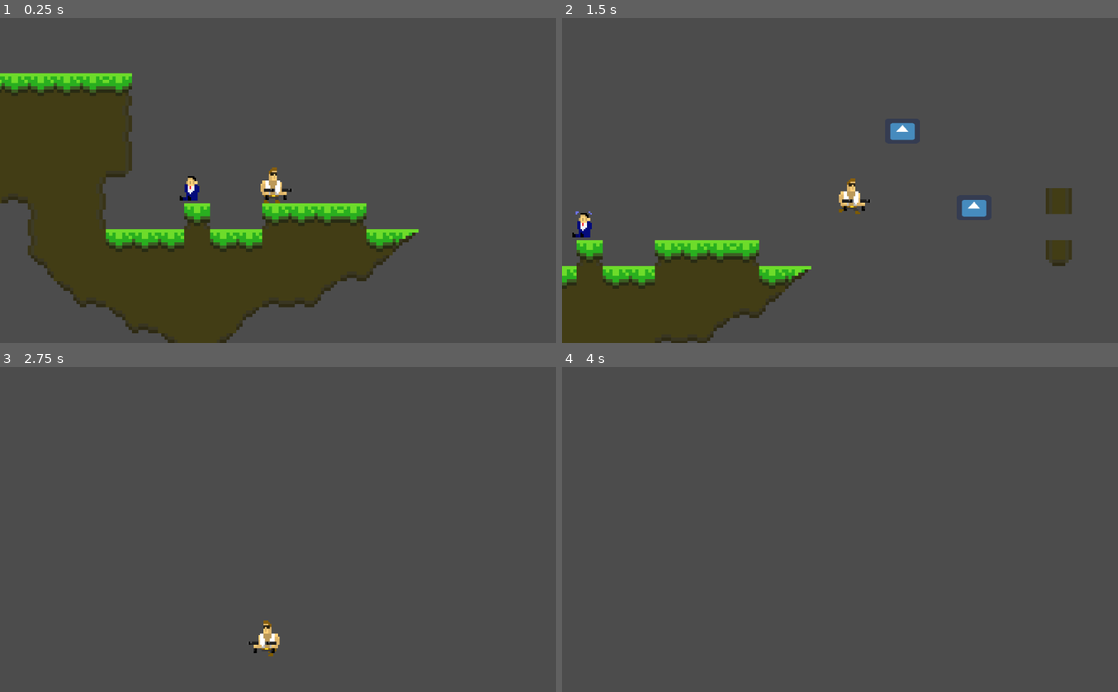
Above: before the commit, frames 1-4 (two rows, left to right).
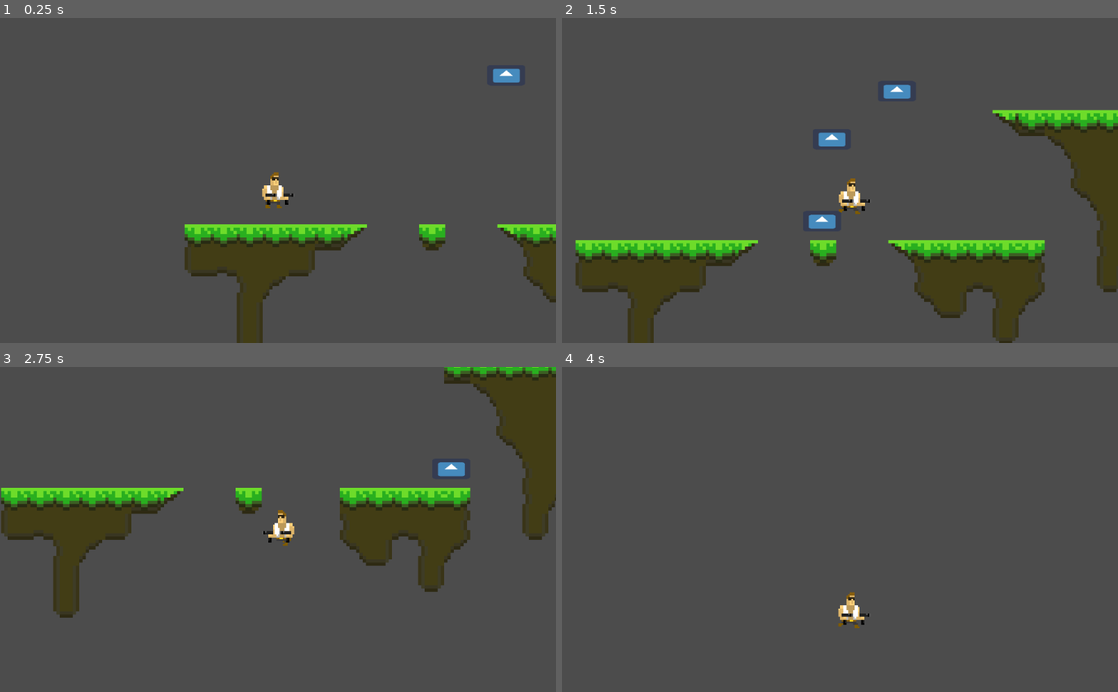
Above: after the commit, the same moments.

Repository: Slimonade1/Eksamensprojekt
Game: Godot game, scene res://Scenes/masterScene.tscn
Same seed, same stepped clock (60 frames per second), same inputs: the game is played once before the commit and once after it. The engine's default icon, where the game draws it, is replaced by a stand-in: a white triangle on a blue panel in a dark square.
Inputs:
- Up to frame 1 (0.25 s): no input
- Up to frame 2 (1.5 s): tap Enter at 0.5 s; hold Space (ui_shoot) 0.53-1.28 s; hold D (ui_right) from 0.53 s (still down); tap W (ui_up) at 0.77 s; tap Space (ui_shoot) at 1.35 s
- Up to frame 3 (2.75 s): tap W (ui_up) at 1.52 s; release D (ui_right) at 2.03 s; hold A (ui_left) from 2.03 s (still down); hold Space (ui_shoot) from 2.03 s (still down)
- Up to frame 4 (4 s): release A (ui_left) at 2.78 s; release Space (ui_shoot) at 2.78 s; hold D (ui_right) from 2.78 s (still down); tap Space (ui_shoot) at 2.85 s; tap W (ui_up) at 3.02, 3.77 s; hold Space (ui_shoot) from 3.53 s (still down)

The runs differ from the first frame. In frame 1, 28% of the frame differs, in the area x 0-100%, y 15-100%; in frame 2, 20%; in frame 3, 16%; in frame 4, 0.3%.

Commit message:
#16 Destroy walls works again

Diff:
--- a/Scenes/Bullet.tscn
+++ b/Scenes/Bullet.tscn
@@ -4,7 +4,7 @@
 [ext_resource path="res://Scripts/Bullet.gd" type="Script" id=2]
 
 [sub_resource type="RectangleShape2D" id=1]
-extents = Vector2( 31.5, 22.5 )
+extents = Vector2( 35, 19.25 )
 
 [node name="Bullet" type="Area2D"]
 collision_layer = 2
@@ -12,7 +12,7 @@
 script = ExtResource( 2 )
 
 [node name="Sprite" type="Sprite" parent="."]
-scale = Vector2( 1, 0.71875 )
+scale = Vector2( 1.09375, 0.59375 )
 texture = ExtResource( 1 )
 
 [node name="CollisionShape2D" type="CollisionShape2D" parent="."]
@@ -20,9 +20,9 @@
 shape = SubResource( 1 )
 
 [node name="PositionInWalls1" type="Position2D" parent="."]
-position = Vector2( 50, -19 )
+position = Vector2( 40, -14 )
 
 [node name="PositionInWalls2" type="Position2D" parent="."]
-position = Vector2( 50, 19 )
+position = Vector2( 40, 14 )
 
 [connection signal="body_entered" from="." to="." method="_on_Bullet_body_entered"]
--- a/Scenes/gameScene.tscn
+++ b/Scenes/gameScene.tscn
@@ -599,7 +599,7 @@
 margin_bottom = -708.0
 
 [node name="Player" parent="." instance=ExtResource( 1 )]
-position = Vector2( 1339, -503 )
+position = Vector2( -51, -551 )
 
 [node name="Camera2D" type="Camera2D" parent="Player"]
 position = Vector2( 0, 10 )
@@ -623,7 +623,7 @@
 collision_layer = 16
 collision_mask = 5
 format = 1
-tile_data = PoolIntArray( -1441752, 25, 0, -1048530, 25, 0,  …(524 unchanged characters)… , 0, -655340, 1, 0, -655339, 7, 0, -655318, 11, 0, -589809, 9, 0, -589808, 1, 0, …(1512 unchanged characters)…
+tile_data = PoolIntArray( -1441752, 25, 0, -1048530, 25, 0,  …(524 unchanged characters)… , 0, -655340, 1, 0, -655339, 7, 0, -655330, 1, 0, -655318, 11, 0, -589809, 9, 0, -589808, 1, 0, …(1512 unchanged characters)…
 
 [node name="Enemies" type="Node" parent="."]
 
--- a/Scripts/Bullet.gd
+++ b/Scripts/Bullet.gd
@@ -1,6 +1,6 @@
 extends Area2D
 
-var velocity = 10
+var velocity = 5
 var direction
 
 onready var tilemap = get_parent().get_node("Background/TileMap")
@@ -27,5 +27,9 @@
 func destroyWall():
 	var pos1 : Vector2 = tilemap.world_to_map(positionInWalls1.global_position)
 	var pos2 : Vector2 = tilemap.world_to_map(positionInWalls2.global_position)
+	pos1 = Vector2(floor(pos1.x/6), floor(pos1.y/6))
+	print(pos1)
 	tilemap.set_cellv(pos1, -1)
+	pos2 = Vector2(floor(pos2.x/6), floor(pos2.y/6))
+	print(pos2)
 	tilemap.set_cellv(pos2, -1)
--- a/Scripts/Player.gd
+++ b/Scripts/Player.gd
@@ -29,6 +29,7 @@
 # gun physics
 onready var tilemap = $"../Background/TileMap"
 var Bullet = preload("res://Scenes/Bullet.tscn")
+var bulletSpacing = -5
 
 
 func _ready():
@@ -128,7 +129,8 @@
 	var gameScene = get_parent()
 	var newBullet = Bullet.instance()
 	newBullet.direction = playerDirection
-	newBullet.position = position
+	bulletSpacing *= -1
+	newBullet.position = Vector2(position.x, position.y + bulletSpacing + 20)
 	gameScene.add_child(newBullet)
 
 func _on_BulletCooldown_timeout():
@@ -143,4 +145,3 @@
 func _on_Jump_effect_animation_finished():
 	jumpEffect.playing = false
 	jumpEffect.visible = false
-	pass # Replace with function body.
